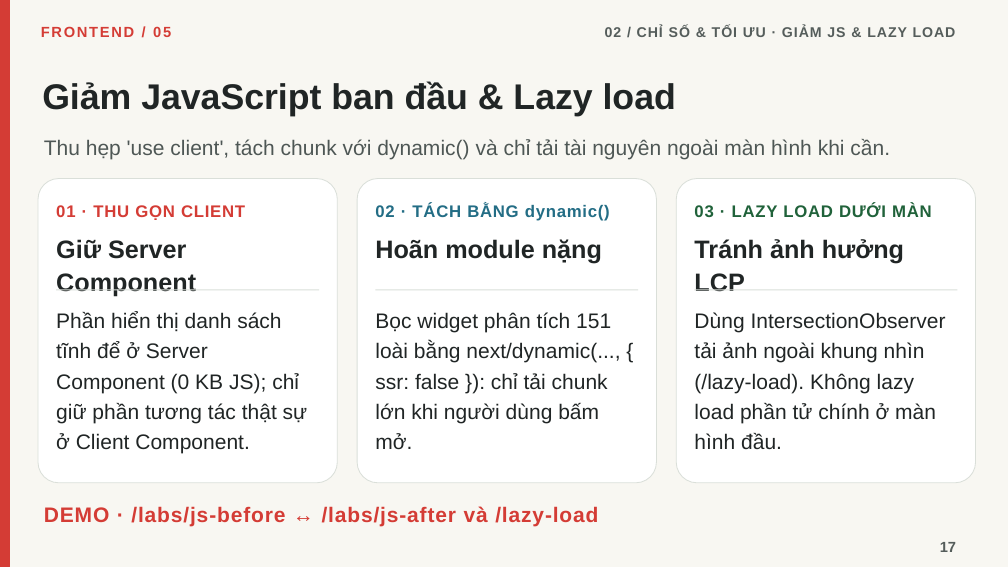
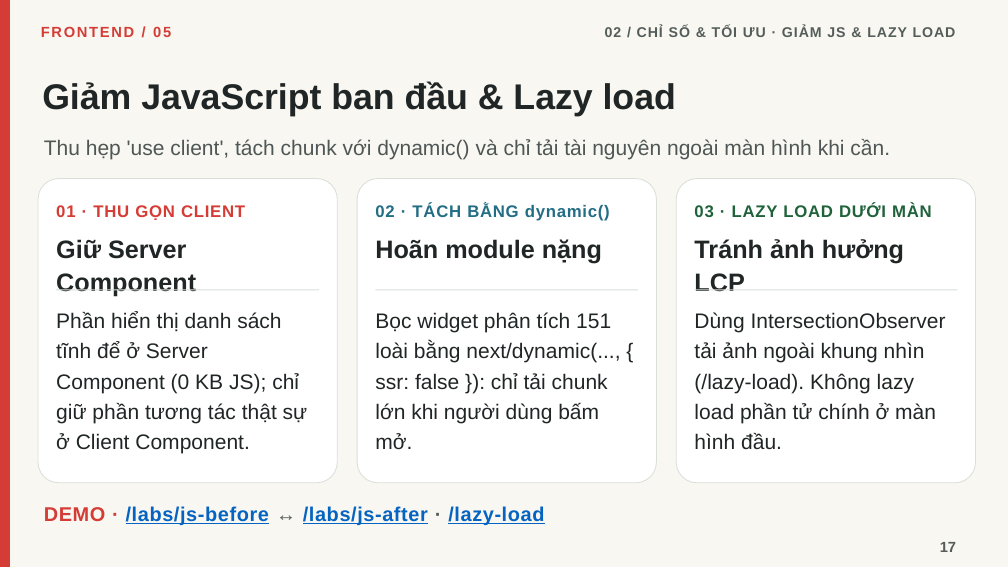
Before and after one commit to linhtn-spec/seminar-nextjs, a slide deck: slide 17 of Seminar_05_Frontend_Roadmap_Tieng_Viet_Da_Chinh_Sua.pptx. Drawn at 1008x567 pixels with LibreOffice and Linux fonts; fonts in the diff are those of the drawing. Boxes give left, top, right and bottom in pixels: in the first picture for what was removed or moved away, otherwise in the second. Text is boxed around its words. In the diff, an @@ line names an element or a change of style, - is before the commit and + after.

```diff
--- a/Seminar_05_Frontend_Roadmap_Tieng_Viet_Da_Chinh_Sua.pptx
+++ b/Seminar_05_Frontend_Roadmap_Tieng_Viet_Da_Chinh_Sua.pptx
@@ text at (44,506,544,525): text changed; size 20 to 19 pt; text colour #D43C35 to #0563C1 @@
-DEMO · /labs/js-before ↔ /labs/js-after và /lazy-load
+DEMO · /labs/js-before ↔ /labs/js-after · /lazy-load
```
Also in this commit, not shown: 7 other slides changed, 3 other files.
